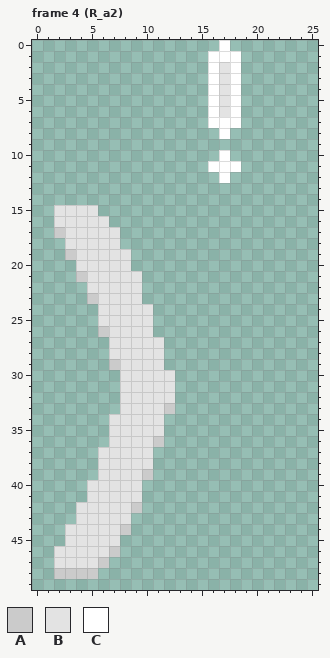
Edited in one commit: pixel-art file (Assets/UI/UIMovement_Horizonal.aseprite). This is how it looked before the edit.
26x50 pixels, 4 frames. Colours within 5 levels of each other are drawn and written as one. Shown: frame 4 (R_a2).
Visible layers, top first: "Alert", "Outline", "Base".
Palette (. is transparent): A #cbcbcb  B #e3e3e3  C #ffffff
Pixels before, frame 4 (R_a2), first column x 2:
 0 ...............C.
 1 ..............CCC
 2 ..............CBC
 3 ..............CBC
 4 ..............CBC
 5 ..............CBC
 6 ..............CBC
 7 ..............CCC
 8 ...............C.
 9 .................
10 ...............C.
11 ..............CCC
12 ...............C.
13 .................
14 .................
15 BBBB.............
16 BBBBB............
17 ABBBBB...........
18 .BBBBB...........
19 .ABBBBB..........
20 ..BBBBB..........
21 ..ABBBBB.........
22 ...BBBBB.........
23 ...ABBBB.........
24 ....BBBBB........
25 ....BBBBB........
26 ....ABBBB........
27 .....BBBBB.......
28 .....BBBBB.......
29 .....ABBBB.......
30 ......BBBBB......
31 ......BBBBB......
32 ......BBBBB......
33 ......BBBBA......
34 .....BBBBB.......
35 .....BBBBB.......
36 .....BBBBA.......
37 ....BBBBB........
38 ....BBBBB........
39 ....BBBBA........
40 ...BBBBB.........
41 ...BBBBB.........
42 ..BBBBBA.........
43 ..BBBBB..........
44 .BBBBBA..........
45 .BBBBB...........
46 BBBBBA...........
47 BBBBA............
48 AAAA.............
New version:
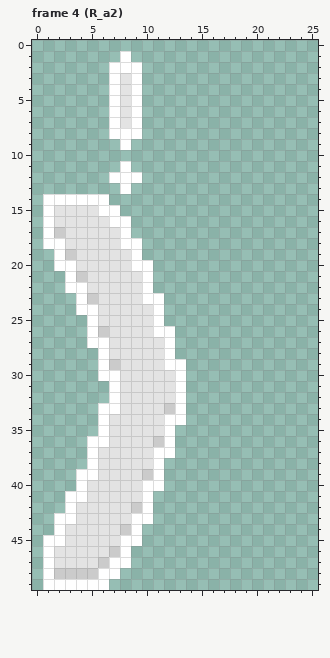
Edits made:
Changed rows in their new state; - is an unchanged pixel.
Frame 4 (R_a2), layer "Alert":
first column x 1:
 0 ----------------.-
 1 -------C-------...
 2 ------CCC------...
 3 ------CBC------...
 4 ------CBC------...
 5 ------CBC------...
 6 ------CBC------...
 7 ------CBC------...
 8 ------CCC-------.-
 9 -------C----------
10 ----------------.-
11 -------C-------...
12 ------CCC-------.-
13 -------C----------
14 CCCCCC------------
15 C----CC-----------
16 C-----CC----------
17 C------C----------
18 CC-----CC---------
19 -C------C---------
20 -CC-----CC--------
21 --C------C--------
22 --CC-----C--------
23 ---C-----CC-------
24 ---CC-----C-------
25 ----C-----C-------
26 ----C-----CC------
27 ----CC-----C------
28 -----C-----C------
29 -----C-----CC-----
30 -----CC-----C-----
31 ------C-----C-----
32 ------C-----C-----
33 -----CC-----C-----
34 -----C-----CC-----
35 -----C-----C------
36 ----CC-----C------
37 ----C-----CC------
38 ----C-----C-------
39 ---CC-----C-------
40 ---C-----CC-------
41 --CC-----C--------
42 --C------C--------
43 -CC-----CC--------
44 -C------C---------
45 CC-----CC---------
46 C------C----------
47 C-----CC----------
48 C----CC-----------
49 CCCCCC------------
